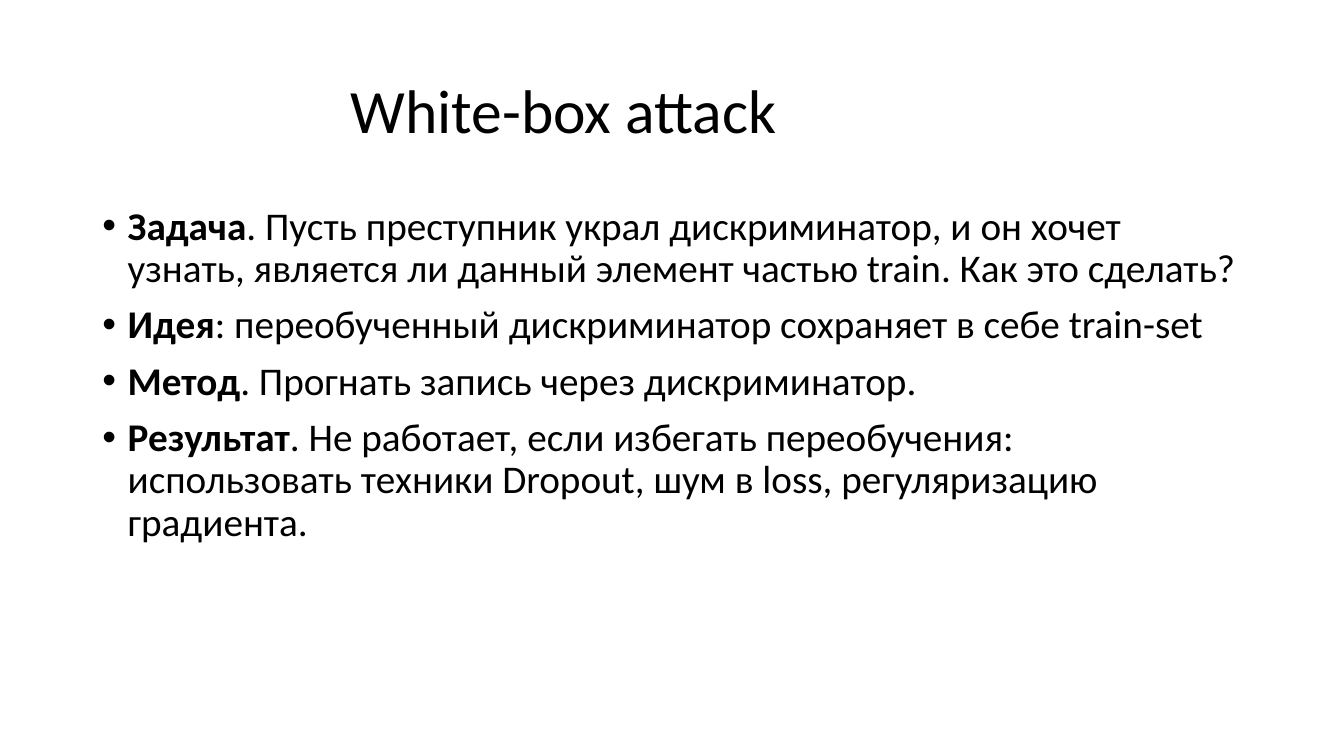
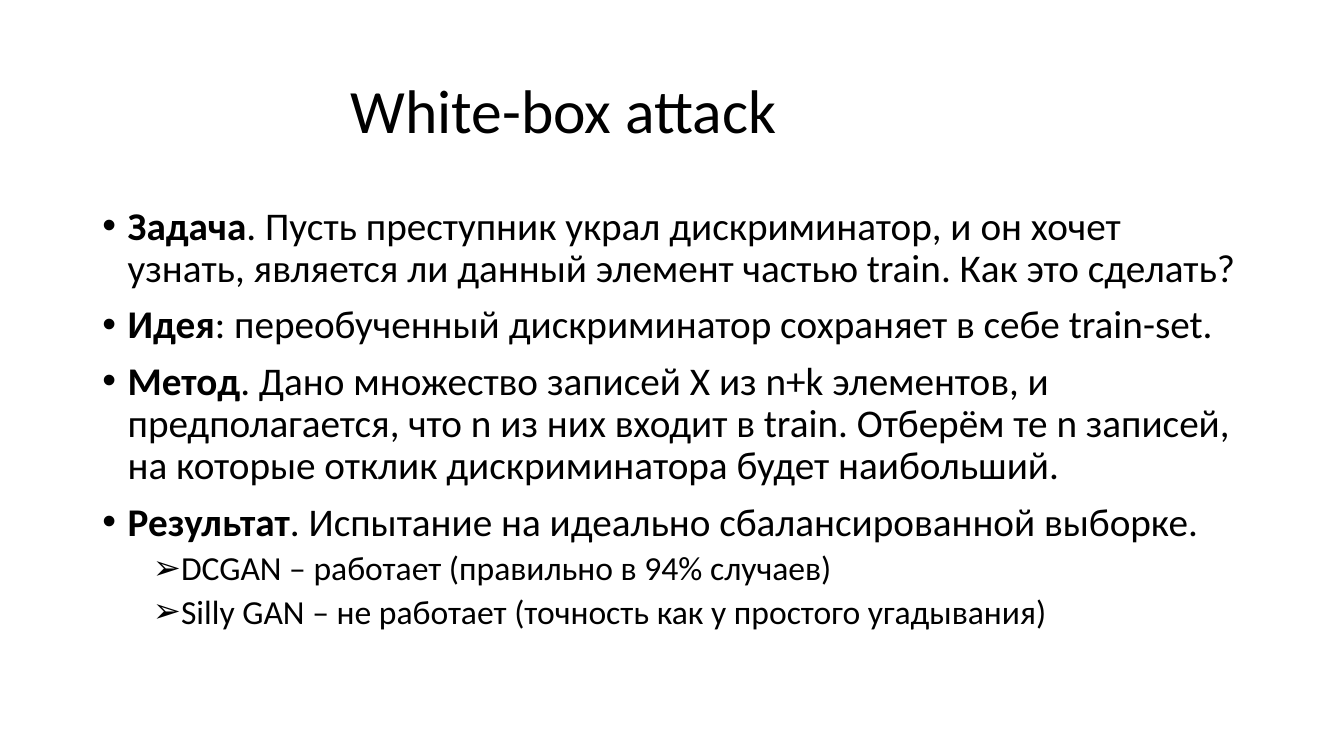
Before and after one commit to Private-ML/gan, a slide deck: slide 7 of GAN MNIST/some slides.pptx (slide 5 before the commit). Drawn at 1344x756 pixels with LibreOffice and Linux fonts; fonts in the diff are those of the drawing; background and template pictures are left out. Boxes give left, top, right and bottom in pixels: in the first picture for what was removed or moved away, otherwise in the second. Text is boxed around its words. In the diff, an @@ line names an element or a change of style, - is before the commit and + after.

Commit message:
New slides

```diff
--- a/GAN MNIST/some slides.pptx
+++ b/GAN MNIST/some slides.pptx
@@ text at (x1=128, y1=311, x2=1230, y2=630): text changed @@
-• Идея: переобученный дискриминатор сохраняет в себе train-set
-• Метод. Прогнать запись через дискриминатор.
-• Результат. Не работает, если избегать переобучения: использовать техники Dropout, шум в loss, регуляризацию градиента.
+• Идея: переобученный дискриминатор сохраняет в себе train-set.
+• Метод. Дано множество записей X из n+k элементов, и предполагается, что n из них входит в train. Отберём те n записей, на которые отклик дискриминатора будет наибольший.
+• Результат. Испытание на идеально сбалансированной выборке.
+  ➢ DCGAN – работает (правильно в 94% случаев)
+  ➢ Silly GAN – не работает (точность как у простого угадывания)
```
Also in this commit, not shown: 4 other slides changed, 8 slides added.
